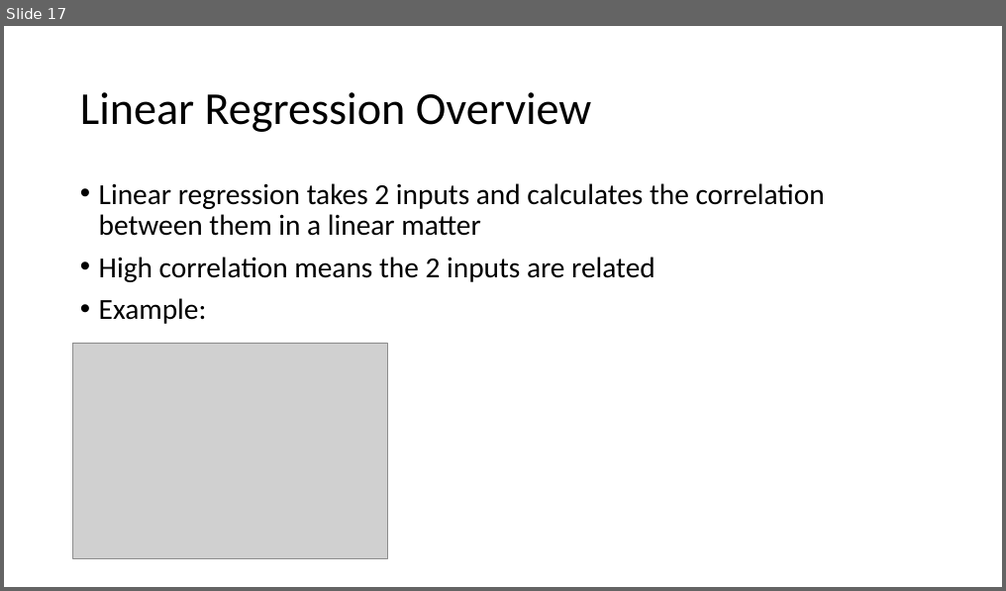
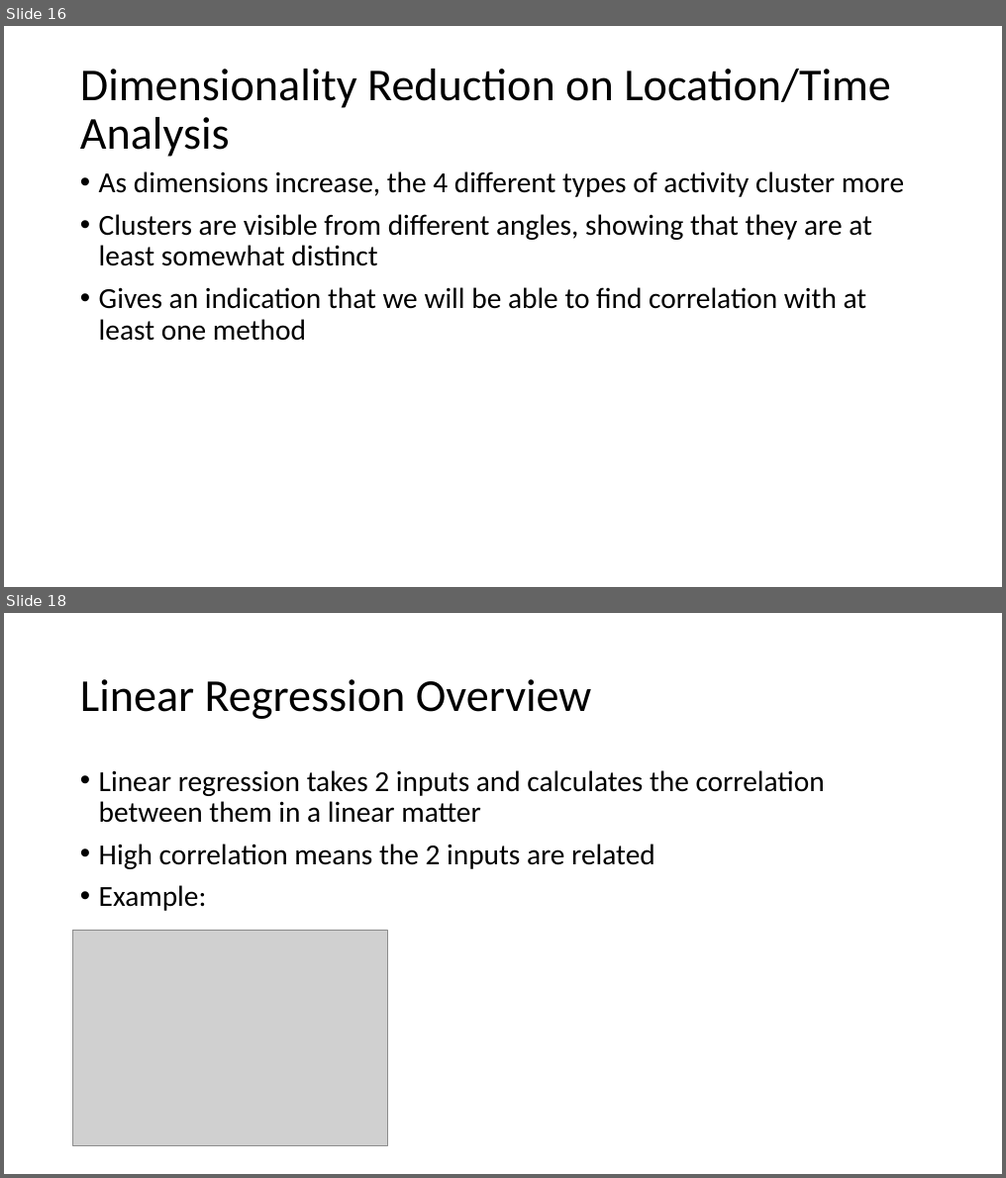
Before and after one commit to ian-mcnichols/CS_480, a slide deck: 480_HW1.pptx. Shown one above the other, each under a label of ours: slide 17 before the commit, slides 16 and 18 after it; the slides between them are not shown. The pictures are 1006x591 and 1006x1178 pixels, drawn with LibreOffice and Linux fonts; fonts in the diff are those of the drawing; grey boxes stand for pictures. Boxes give left, top, right and bottom in pixels: in the first picture for what was removed or moved away, otherwise in the second. Text is boxed around its words. In the diff, an @@ line names an element or a change of style, - is before the commit and + after.

```diff
--- a/480_HW1.pptx
+++ b/480_HW1.pptx
@@ slide 16 added at [4,26,1002,587], background #FFFFFF @@
@@ title added at [80,69,891,157], 44 pt, text #000000 @@
+Dimensionality Reduction on Location/Time
+Analysis
@@ text added at [99,172,904,341], 28 pt, text #000000 @@
+• As dimensions increase, the 4 different types of activity cluster more
+• Clusters are visible from different angles, showing that they are at least somewhat distinct
+• Gives an indication that we will be able to find correlation with at least one method
@@ what was slide 17 is now slide 18 @@
```
Also in this commit, not shown: 5 slides changed, 2 other slides added.
